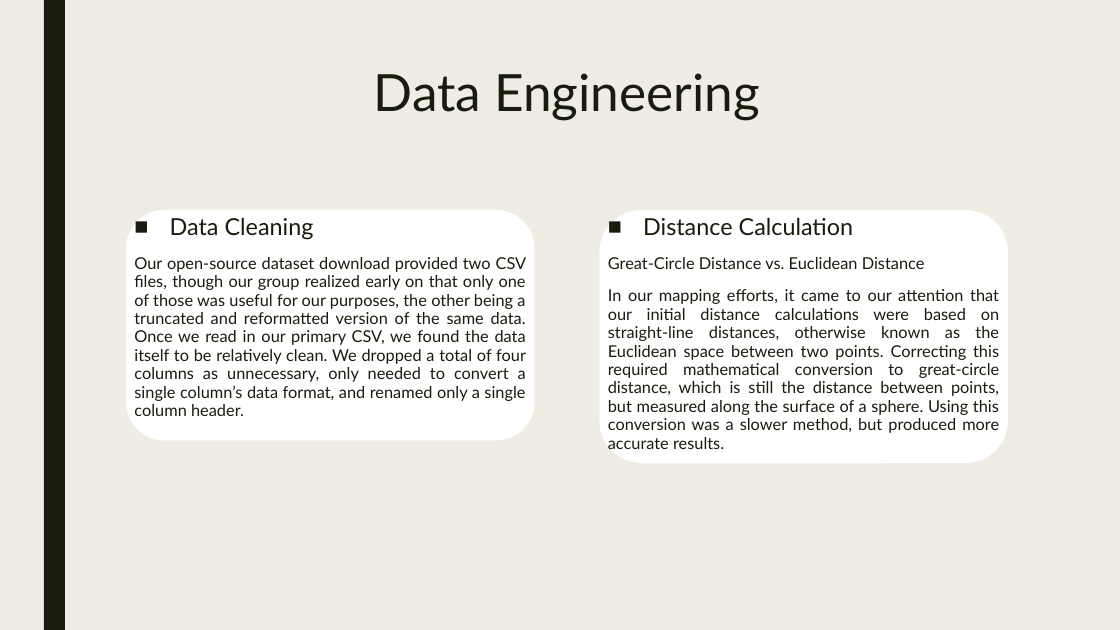
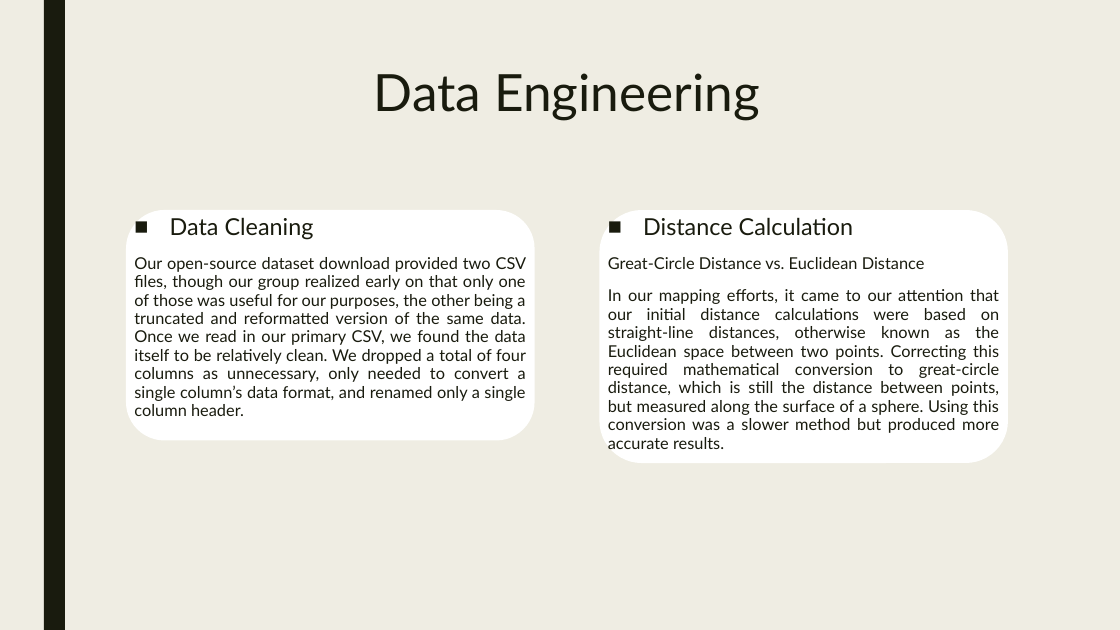
Before and after one commit to LosDelaro/Project-3, a slide deck: slide 4 of Anthony Bourdain’s Travels.pptx. Drawn at 1120x630 pixels with LibreOffice and Linux fonts; fonts in the diff are those of the drawing. Boxes give left, top, right and bottom in pixels: in the first picture for what was removed or moved away, otherwise in the second. Text is boxed around its words. In the diff, an @@ line names an element or a change of style, - is before the commit and + after.

```diff
--- a/Anthony Bourdain’s Travels.pptx
+++ b/Anthony Bourdain’s Travels.pptx
@@ text at <box>608,289,999,449</box>: text changed @@
-In our mapping efforts, it came to our attention that our initial distance calculations were based on straight-line distances, otherwise known as the Euclidean space between two points. Correcting this required mathematical conversion to great-circle distance, which is still the distance between points, but measured along the surface of a sphere. Using this conversion was a slower method, but produced more accurate results.
+In our mapping efforts, it came to our attention that our initial distance calculations were based on straight-line distances, otherwise known as the Euclidean space between two points. Correcting this required mathematical conversion to great-circle distance, which is still the distance between points, but measured along the surface of a sphere. Using this conversion was a slower method but produced more accurate results.
```
Also in this commit, not shown: 3 other slides changed, 6 slides added, 1 slide removed, 2 other files.
